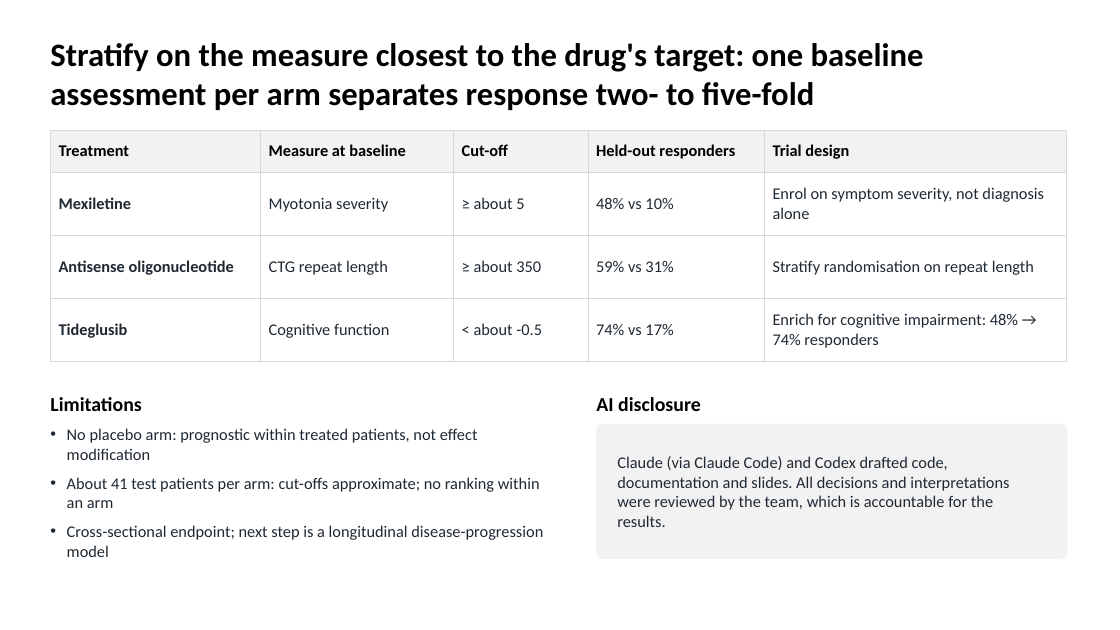
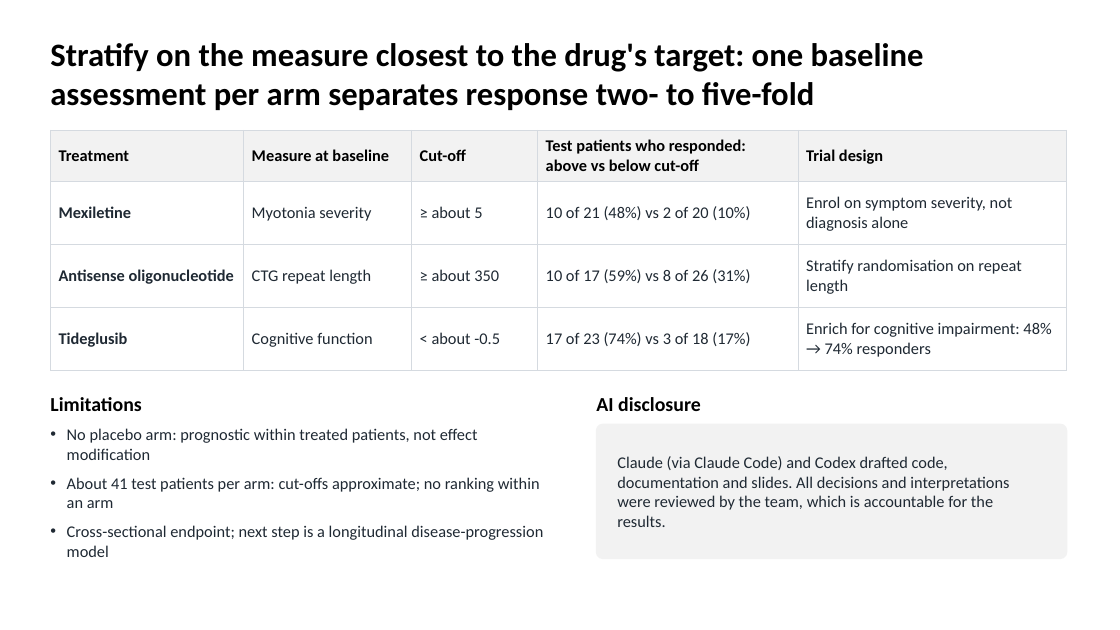
Before and after one commit to euibeom135-cell/acop2026-hackathon-team1, a slide deck: slide 6 of slides/Team1_DM1_slides.pptx. Drawn at 1120x630 pixels with LibreOffice and Linux fonts; fonts in the diff are those of the drawing. Boxes give left, top, right and bottom in pixels: in the first picture for what was removed or moved away, otherwise in the second. Text is boxed around its words. In the diff, an @@ line names an element or a change of style, - is before the commit and + after.

```diff
--- a/slides/Team1_DM1_slides.pptx
+++ b/slides/Team1_DM1_slides.pptx
@@ table at (50, 130, 1067, 361) @@
-row 1, column 4: Held-out responders
+row 1, column 4: Test patients who responded: above vs below cut-off
-row 2, column 4: 48% vs 10%
+row 2, column 4: 10 of 21 (48%) vs 2 of 20 (10%)
-row 3, column 4: 59% vs 31%
+row 3, column 4: 10 of 17 (59%) vs 8 of 26 (31%)
-row 4, column 4: 74% vs 17%
+row 4, column 4: 17 of 23 (74%) vs 3 of 18 (17%)
```
Also in this commit, not shown: 1 other slide changed.
